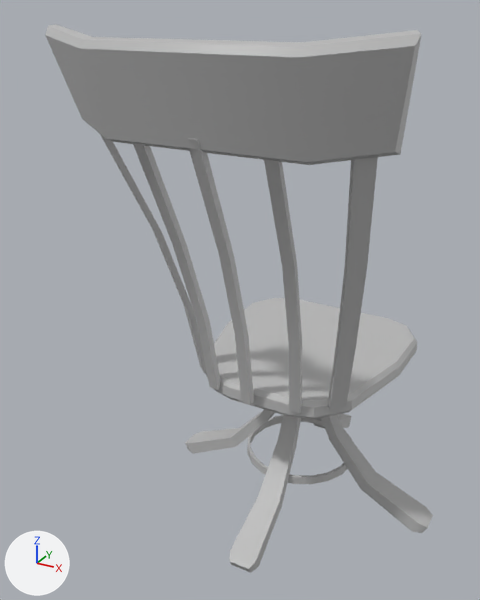
Two versions of the FBX model Assets/Models/OfficeChair.fbx, one commit apart.
Both versions are drawn from a camera (50 mm lens) standing at (0.0147, -0.0335, 0.0309) and looking at (-0.0028, -0.0016, 0.0149). Arrows for +X, +Y and +Z are at lower left; the lights stay in place. Where no turn or scale is listed for an object, it has been applied to the vertices.

The first picture shows 'StudyChair'.
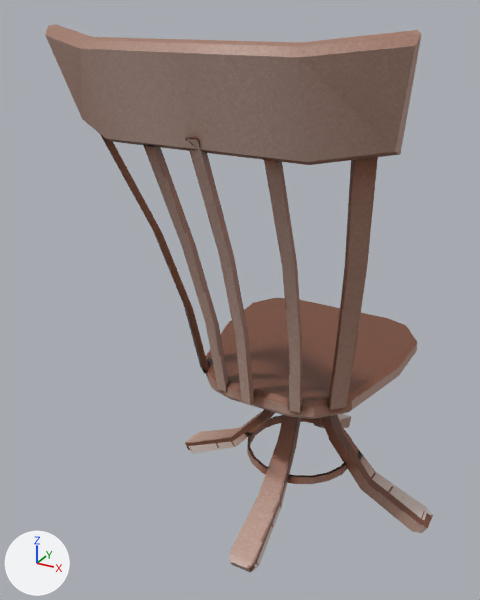
Changed parts and their boxes [x1, y1, x2, y2] in the pictures (480 x 600 px; the box of a moved part takes in the faces that stretch with it):
part 1 of me_mesh, moved or reshaped
    before: [133, 143, 221, 390]
    after: [143, 145, 229, 392]
part 2 of me_mesh, recoloured (grey to brown)
    both: [45, 24, 433, 573]

The edits, one by one:
Picture 'OfficeChair_Table.png' (img_officechair_table_png) is new.
Material 'lambert4' (mat_lambert4) is new.
Its texture is img_officechair_table_png.
me_mesh has 350 vertices, 656 faces and spans x -0.0093..0.0093, y -0.0111..0.0111, z -0.0001..0.0302.
me_mesh is used by ob_studychair; location (0.0, 0.0, 0.0).
Part 1, on me_mesh:
7 vertices are removed from x -0.0039..-0.0025, y -0.0098..-0.0043, z 0.0104..0.0259.
28 faces are deleted.
3 vertices in x -0.0038..-0.003, y -0.0094..-0.0043, z 0.0105..0.0259 move by (0.0005, 0.0, 0.0).
6 vertices move from x -0.0034..-0.0027, y -0.0098..-0.0046, z 0.0104..0.0259 to x -0.0033..-0.0022, y -0.0098..-0.0046, z 0.0104..0.0259.
7 vertices are added at x -0.0031..-0.002, y -0.0098..-0.0043, z 0.0104..0.0259.
28 new faces join them.
me_mesh part 2: 631 faces spanning x -0.0093..0.0093, y -0.0111..0.0111, z -0.0001..0.0302 switch from mat_lambert12 (grey #bcbcbc) to mat_lambert4 (picture img_officechair_table_png).
